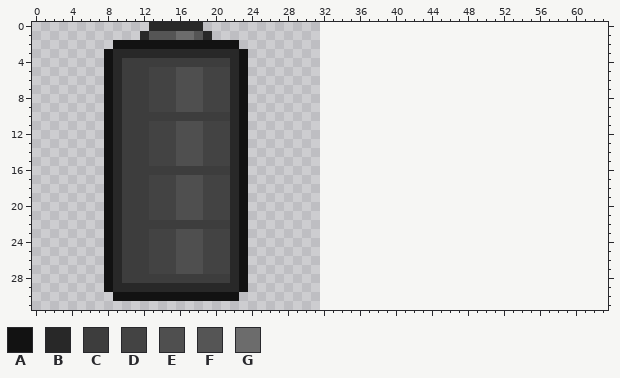
File history of a pixel-art sprite, Resources/Textures/_Goobstation/Interface/Alerts/medigun.rsi/battery0.png. Above, as it was before the edit.
The file is 32x32 pixels. Colours within 5 levels of each other are drawn and written as one. The old version is drawn lined up with the new one, on the new canvas.
Palette (. is transparent): A #121212  B #282828  C #3d3d3d  D #434343  E #4f4f4f  F #555555  G #6c6c6c
Pixels before, first column x 8:
 0 .....BBBBBB.....
 1 ....BFFFGGFB....
 2 .AAAAAAAAAAAAAA.
 3 ABBBBBBBBBBBBBBA
 4 ABCCCCCCCCCCCCBA
 5 ABCCCDDDEEEDDDBA
 6 ABCCCDDDEEEDDDBA
 7 ABCCCDDDEEEDDDBA
 8 ABCCCDDDEEEDDDBA
 9 ABCCCDDDEEEDDDBA
10 ABCCCCCCCCCCCCBA
11 ABCCCDDDEEEDDDBA
12 ABCCCDDDEEEDDDBA
13 ABCCCDDDEEEDDDBA
14 ABCCCDDDEEEDDDBA
15 ABCCCDDDEEEDDDBA
16 ABCCCCCCCCCCCCBA
17 ABCCCDDDEEEDDDBA
18 ABCCCDDDEEEDDDBA
19 ABCCCDDDEEEDDDBA
20 ABCCCDDDEEEDDDBA
21 ABCCCDDDEEEDDDBA
22 ABCCCCCCCCCCCCBA
23 ABCCCDDDEEEDDDBA
24 ABCCCDDDEEEDDDBA
25 ABCCCDDDEEEDDDBA
26 ABCCCDDDEEEDDDBA
27 ABCCCDDDEEEDDDBA
28 ABCCCCCCCCCCCCBA
29 ABBBBBBBBBBBBBBA
30 .AAAAAAAAAAAAAA.
New version:
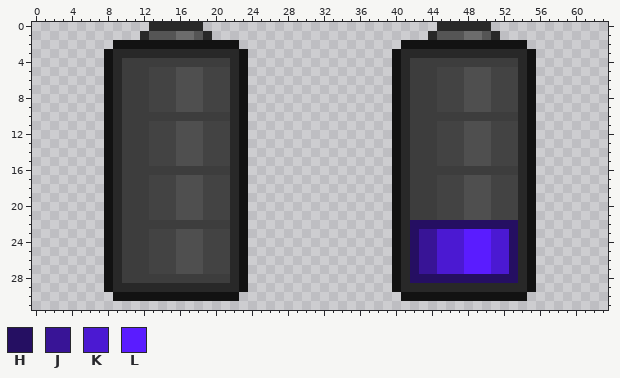
Colours new in this view: H #250f62  J #381496  K #4b19d2  L #5a1cff
Change:
canvas 32x32 -> 64x32
Colour A now appears in row 2 at x 41 to 54; in rows 3 to 29 at x 40 and 55; in row 30 at x 41 to 54.
Colour B now appears in row 0 at x 45 to 50; in row 1 at x 44 and 51; in row 3 at x 41 to 54; in rows 4 to 28 at x 41 and 54; in row 29 at x 41 to 54.
Colour C now appears in row 4 at x 42 to 53; in rows 5 to 9 at x 42 to 44; in row 10 at x 42 to 53; in rows 11 to 15 at x 42 to 44; in row 16 at x 42 to 53; in rows 17 to 21 at x 42 to 44.
Colour D now appears in rows 5 to 9 at x 45 to 47 and 51 to 53; in rows 11 to 15 at x 45 to 47 and 51 to 53; in rows 17 to 21 at x 45 to 47 and 51 to 53.
Colour E now appears in rows 5 to 9 at x 48 to 50; in rows 11 to 15 at x 48 to 50; in rows 17 to 21 at x 48 to 50.
Colour F now appears in row 1 at x 45 to 47 and 50.
Colour G now appears in row 1 at x 48 to 49.
Colour H now appears in row 22 at x 42 to 53; in rows 23 to 27 at x 42 and 53; in row 28 at x 42 to 53.
Colour J now appears in rows 23 to 27 at x 43 to 44.
Colour K now appears in rows 23 to 27 at x 45 to 47 and 51 to 52.
Colour L now appears in rows 23 to 27 at x 48 to 50.
Boxes around the changes in both pictures, in picture pixels (x1, y1, x2, y2):
added: (392, 22, 536, 301)
